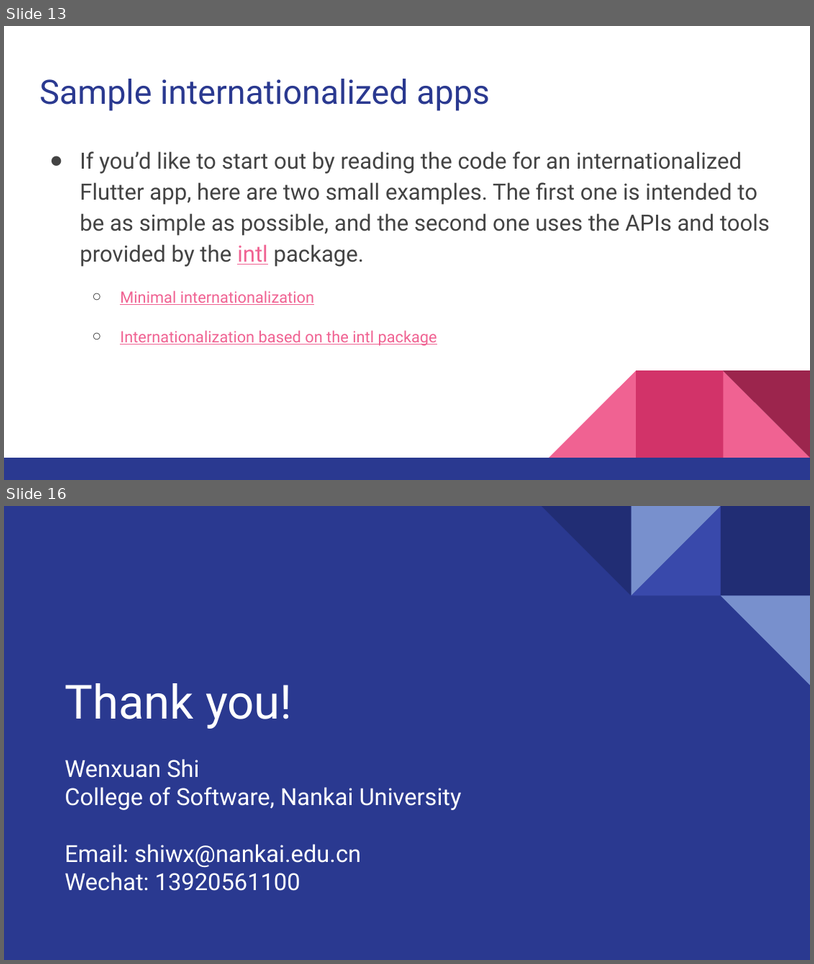
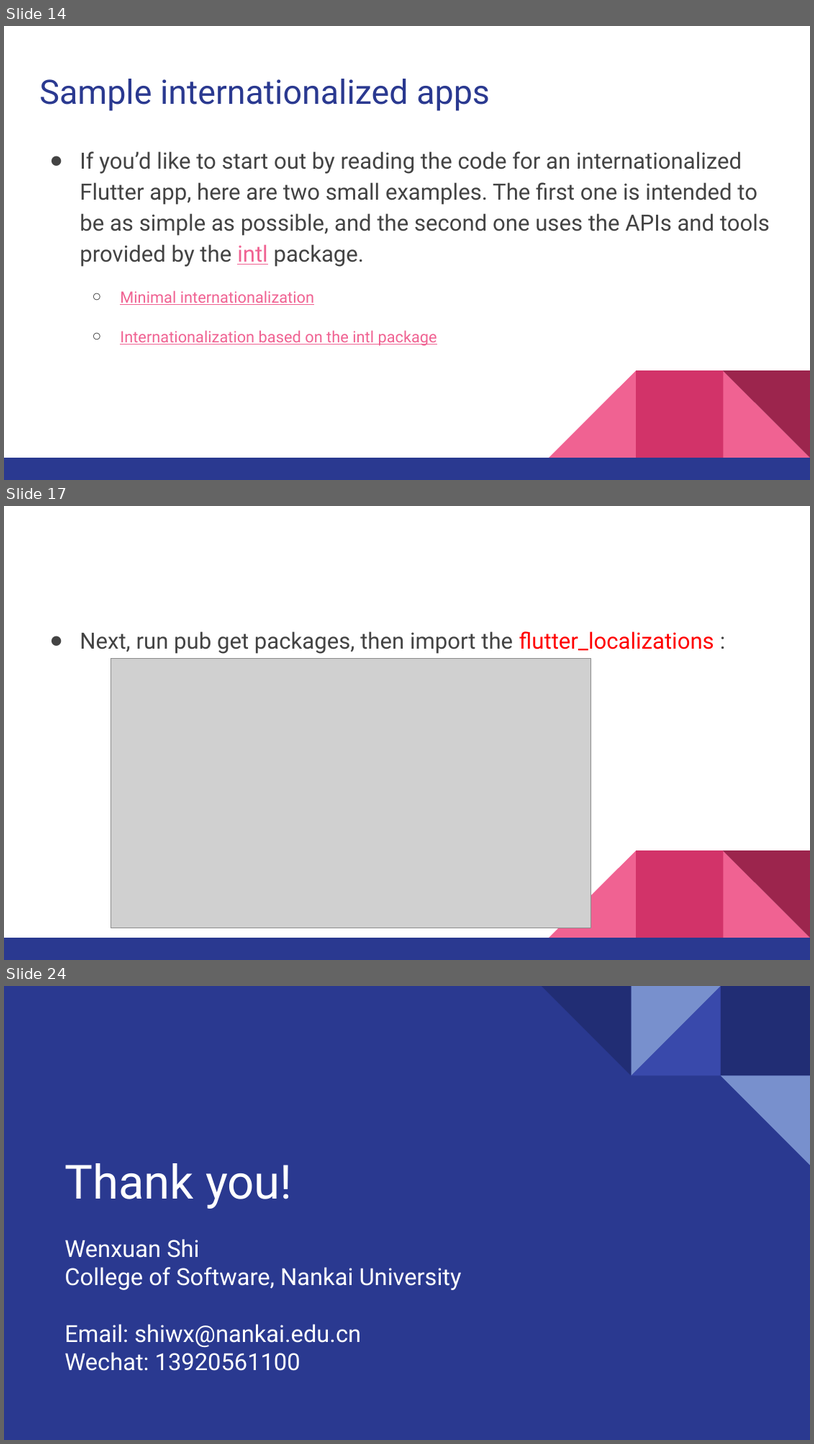
Before and after one commit to walkman617/Flutter2, a slide deck: Lecture/C05 Accessibility_Internationalization.pptx. Shown one above the other, each under a label of ours: slides 13 and 16 before the commit, slides 14, 17 and 24 after it; the slides between them are not shown. The pictures are 814x964 and 814x1444 pixels, drawn with LibreOffice and Linux fonts; fonts in the diff are those of the drawing; grey boxes stand for pictures. Boxes give left, top, right and bottom in pixels: in the first picture for what was removed or moved away, otherwise in the second. Text is boxed around its words. In the diff, an @@ line names an element or a change of style, - is before the commit and + after.

```diff
--- a/Lecture/C05 Accessibility_Internationalization.pptx
+++ b/Lecture/C05 Accessibility_Internationalization.pptx
@@ slide 17 added at [4,506,810,960], background #FFFFFF; not listed: 5 template elements that a slide beside it also shows @@
@@ text added at [80,631,715,654], 20 pt, text #434343 @@
+● Next, run pub get packages, then import the flutter_localizations :
@@ picture added at [111,659,591,928] @@
@@ what was slide 13 is now slide 14 @@
@@ what was slide 16 is now slide 24 @@
```
Also in this commit, not shown: 1 slide changed, 8 other slides added, 1 slide removed, 3 other files.
